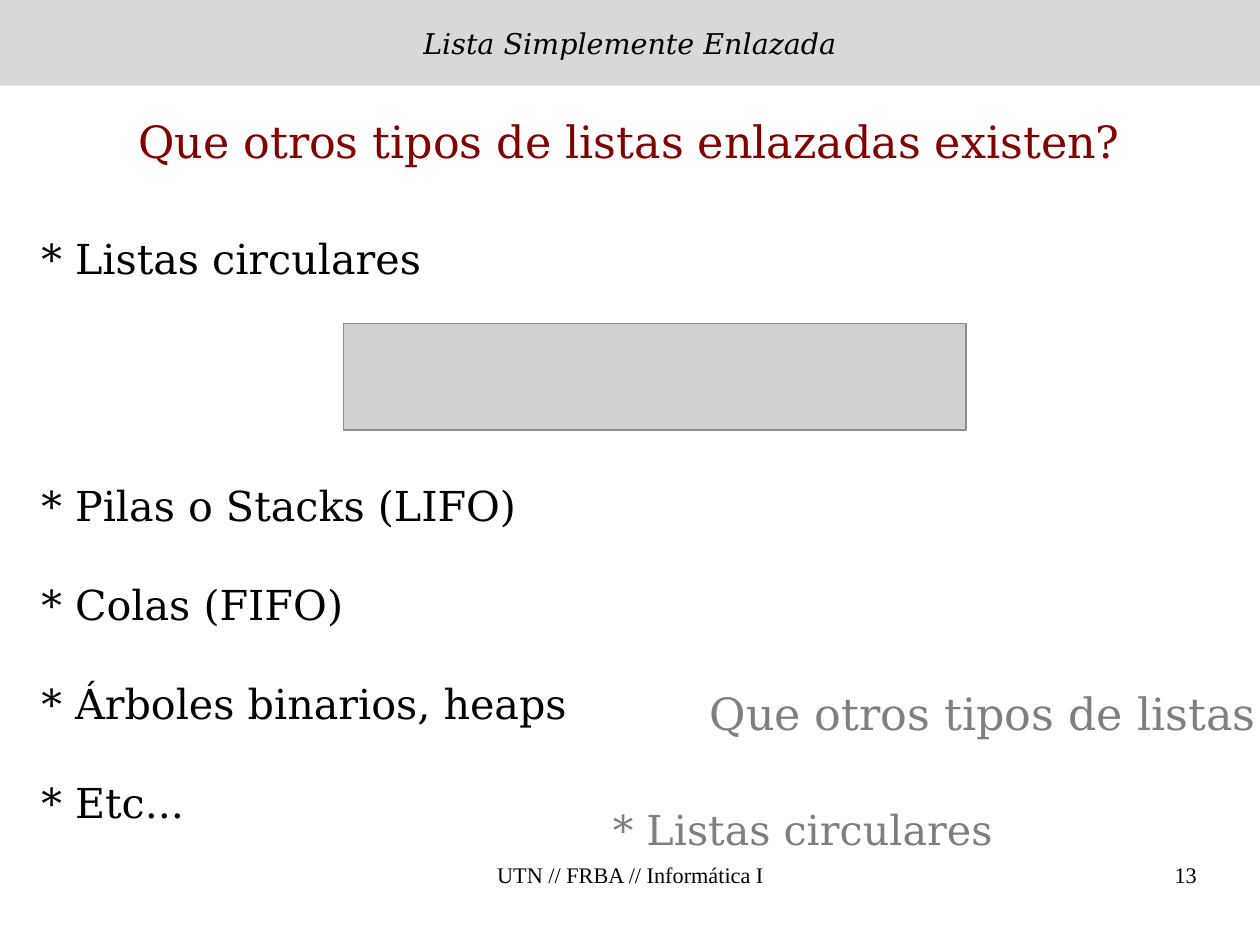
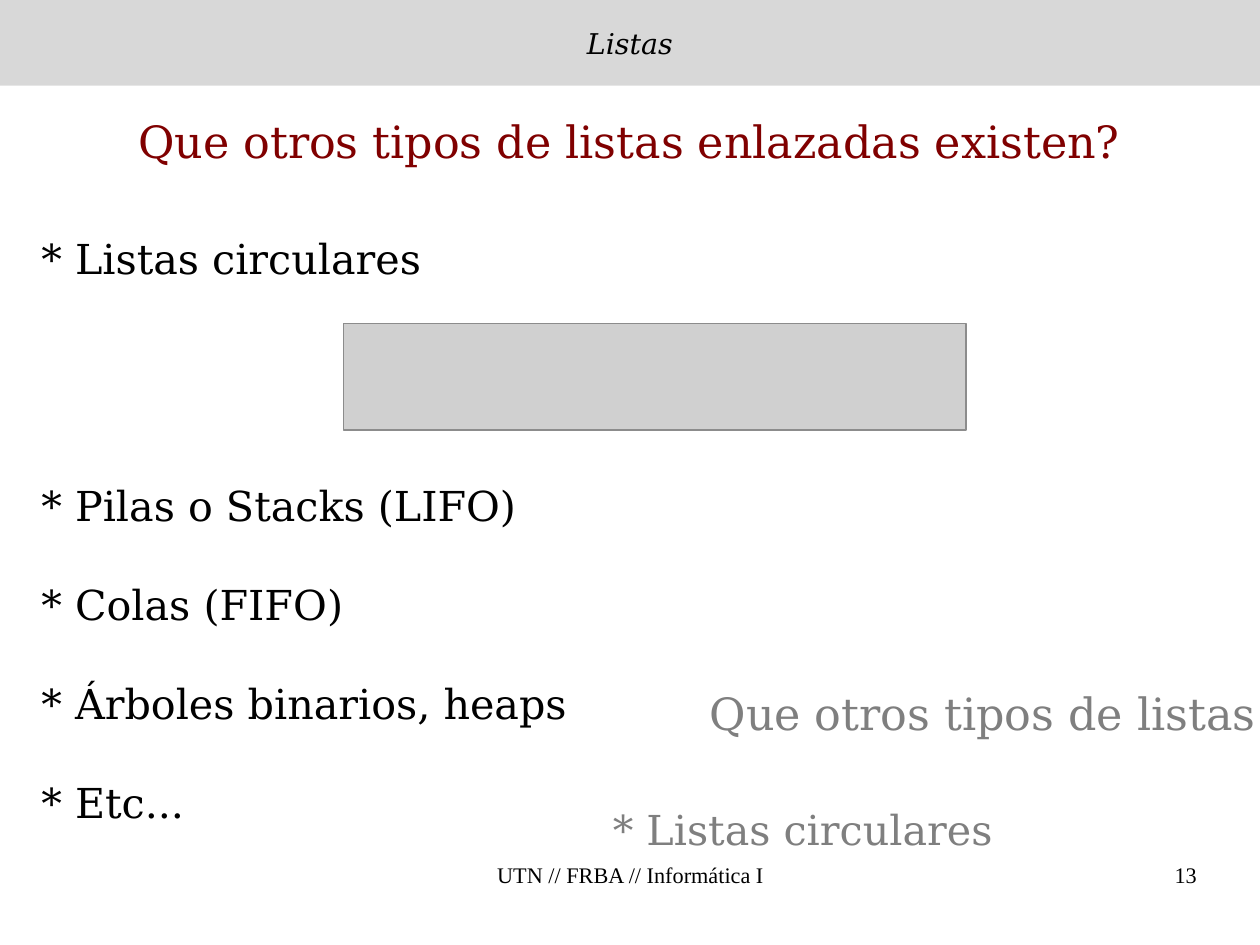
Before and after one commit to sergiokas/utn, a slide deck: slide 13 of linked-lists/slides/Listas.odp. Drawn at 1260x945 pixels with LibreOffice and Linux fonts; fonts in the diff are those of the drawing; grey boxes stand for pictures. Boxes give left, top, right and bottom in pixels: in the first picture for what was removed or moved away, otherwise in the second. Text is boxed around its words. In the diff, an @@ line names an element or a change of style, - is before the commit and + after.

```diff
--- a/linked-lists/slides/Listas.odp
+++ b/linked-lists/slides/Listas.odp
@@ text in rectangle at (587, 33, 673, 55): text changed @@
-Lista Simplemente Enlazada
+Listas
```
Also in this commit, not shown: 3 other slides changed, 1 other file.
